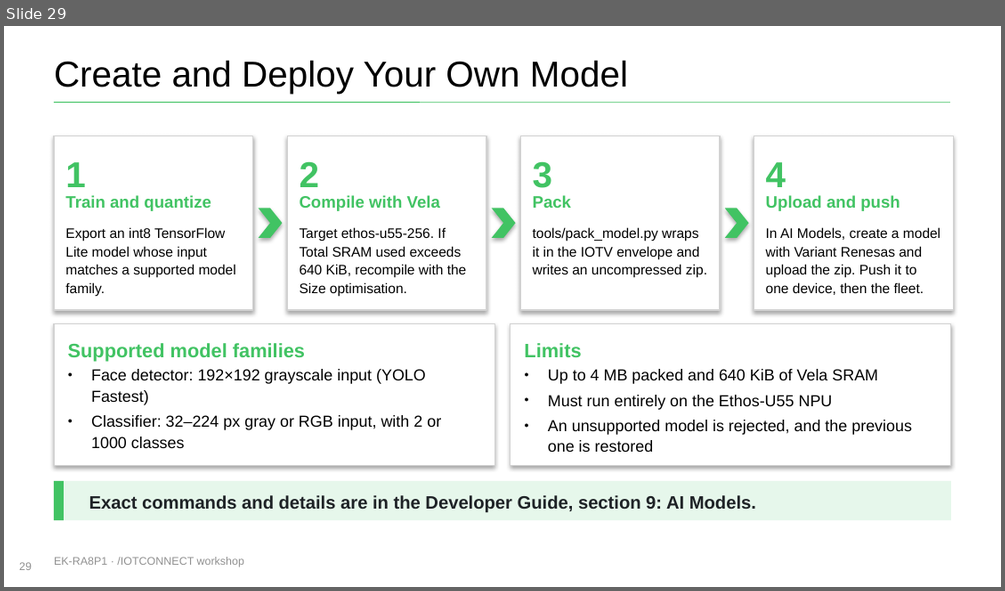
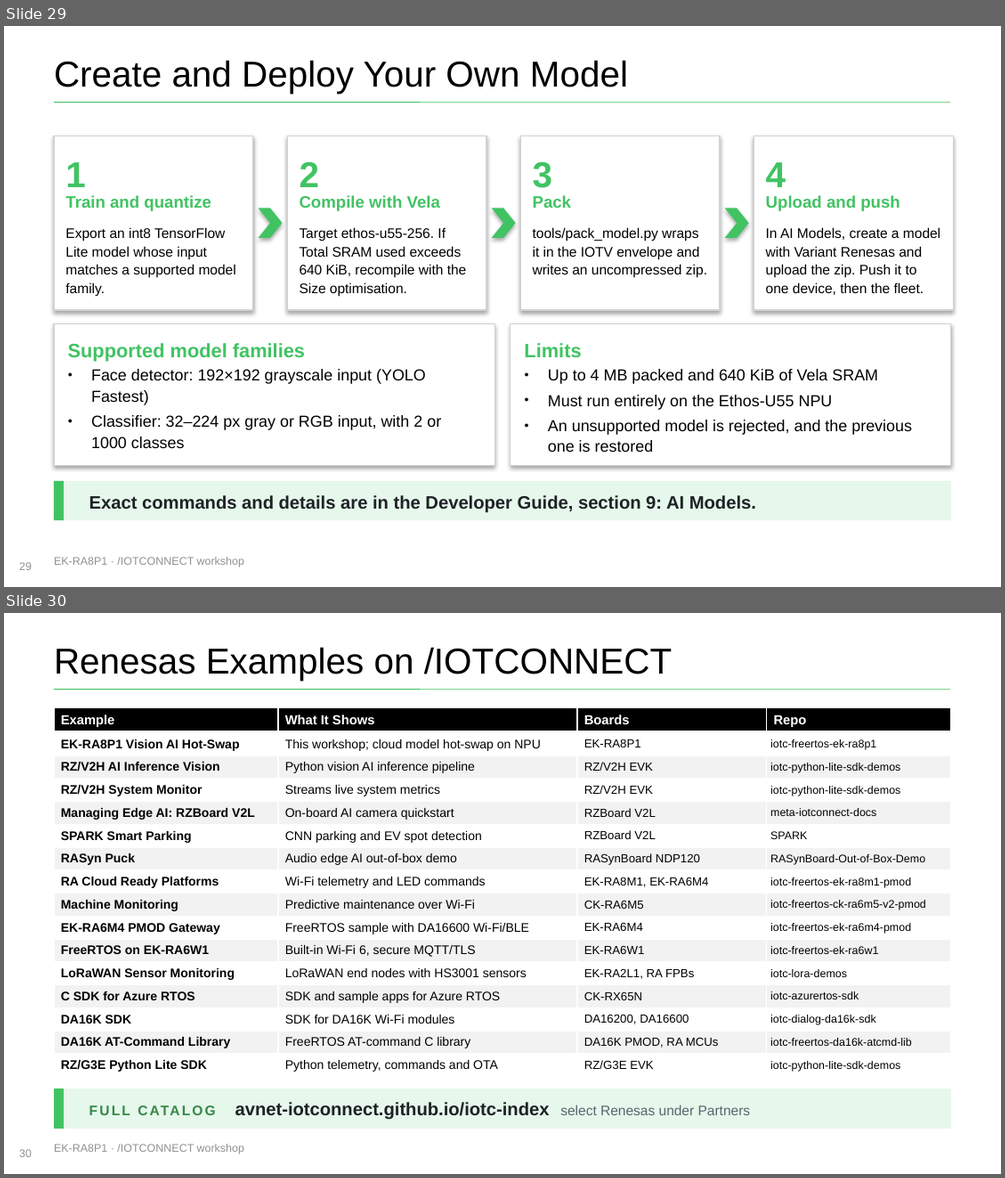
Before and after one commit to avnet-iotconnect/iotc-freertos-ek-ra8p1, a slide deck: docs/EK-RA8P1-vision-ai-workshop.pptx. Shown one above the other, each under a label of ours: slide 29 before the commit, slides 29 and 30 after it. The pictures are 1005x591 and 1005x1178 pixels, drawn with LibreOffice and Linux fonts; fonts in the diff are those of the drawing; background and template pictures are left out. Boxes give left, top, right and bottom in pixels: in the first picture for what was removed or moved away, otherwise in the second. Text is boxed around its words. In the diff, an @@ line names an element or a change of style, - is before the commit and + after.

```diff
--- a/docs/EK-RA8P1-vision-ai-workshop.pptx
+++ b/docs/EK-RA8P1-vision-ai-workshop.pptx
@@ slide 30 added at [4,613,1001,1174], background #FFFFFF; not listed: 1 template element that a slide beside it also shows @@
@@ title added at [54,647,672,681], 26 pt, text #000000 @@
+Renesas Examples on /IOTCONNECT
@@ table added at [54,707,951,1077], 16 rows, 4 columns @@
+Example | What It Shows | Boards | Repo
+EK-RA8P1 Vision AI Hot-Swap | This workshop; cloud model hot-swap on NPU | EK-RA8P1 | iotc-freertos-ek-ra8p1
+RZ/V2H AI Inference Vision | Python vision AI inference pipeline | RZ/V2H EVK | iotc-python-lite-sdk-demos
+RZ/V2H System Monitor | Streams live system metrics | RZ/V2H EVK | iotc-python-lite-sdk-demos
+Managing Edge AI: RZBoard V2L | On-board AI camera quickstart | RZBoard V2L | meta-iotconnect-docs
+SPARK Smart Parking | CNN parking and EV spot detection | RZBoard V2L | SPARK
+RASyn Puck | Audio edge AI out-of-box demo | RASynBoard NDP120 | RASynBoard-Out-of-Box-Demo
+RA Cloud Ready Platforms | Wi-Fi telemetry and LED commands | EK-RA8M1, EK-RA6M4 | iotc-freertos-ek-ra8m1-pmod
+Machine Monitoring | Predictive maintenance over Wi-Fi | CK-RA6M5 | iotc-freertos-ck-ra6m5-v2-pmod
+EK-RA6M4 PMOD Gateway | FreeRTOS sample with DA16600 Wi-Fi/BLE | EK-RA6M4 | iotc-freertos-ek-ra6m4-pmod
+FreeRTOS on EK-RA6W1 | Built-in Wi-Fi 6, secure MQTT/TLS | EK-RA6W1 | iotc-freertos-ek-ra6w1
+LoRaWAN Sensor Monitoring | LoRaWAN end nodes with HS3001 sensors | EK-RA2L1, RA FPBs | iotc-lora-demos
+C SDK for Azure RTOS | SDK and sample apps for Azure RTOS | CK-RX65N | iotc-azurertos-sdk
+DA16K SDK | SDK for DA16K Wi-Fi modules | DA16200, DA16600 | iotc-dialog-da16k-sdk
+DA16K AT-Command Library | FreeRTOS AT-command C library | DA16K PMOD, RA MCUs | iotc-freertos-da16k-atcmd-lib
+RZ/G3E Python Lite SDK | Python telemetry, commands and OTA | RZ/G3E EVK | iotc-python-lite-sdk-demos
@@ rectangle added at [54,1088,951,1128], fill #E6F7EB, 10 pt, text #1E2226, bold @@
+FULL CATALOG avnet-iotconnect.github.io/iotc-index select Renesas under Partners
@@ rectangle added at [54,1088,64,1128], fill #41C363 @@
@@ text added at [54,1143,244,1154], 8 pt, text #919191 @@
+EK-RA8P1 · /IOTCONNECT workshop
@@ page number added at [19,1149,32,1157], 8 pt, text #919191 @@
+30
```
Also in this commit, not shown: 6 slides changed, 1 other file.
